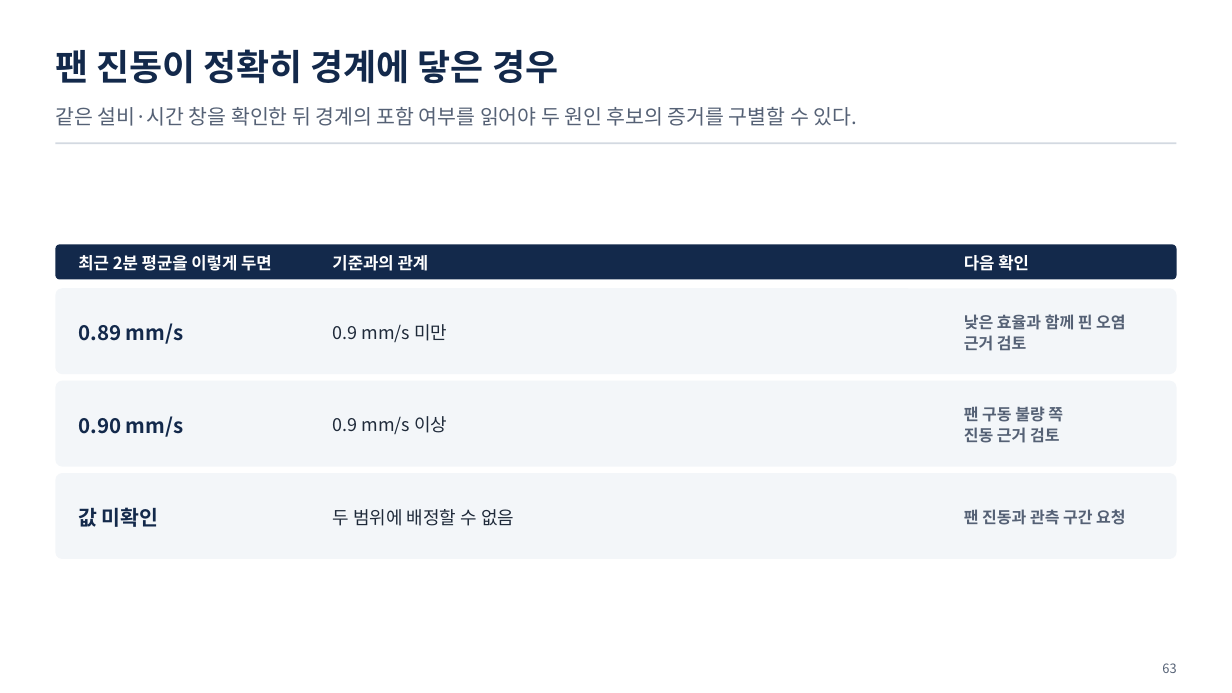
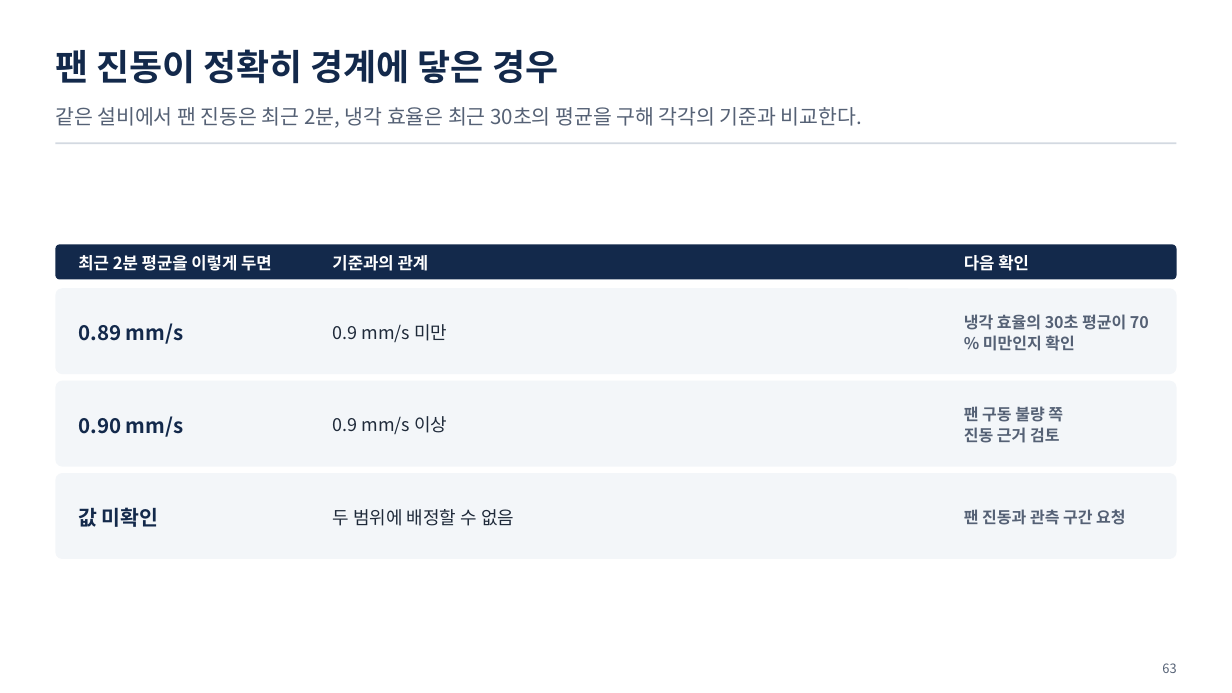
Before and after one commit to uengine-oss/hyd-iot-edu, a slide deck: slide 63 of workspace/강의제작/산출물/실전반/이론/03회차/실전반_03일차.pptx. Drawn at 1232x693 pixels with LibreOffice and Linux fonts; fonts in the diff are those of the drawing. Boxes give left, top, right and bottom in pixels: in the first picture for what was removed or moved away, otherwise in the second. Text is boxed around its words. In the diff, an @@ line names an element or a change of style, - is before the commit and + after.

Commit message:
실전 3회차 점검 요청에 관측 구간·품번별 문서 출처·재주문 기준을 연결

```diff
--- a/workspace/강의제작/산출물/실전반/이론/03회차/실전반_03일차.pptx
+++ b/workspace/강의제작/산출물/실전반/이론/03회차/실전반_03일차.pptx
@@ text at bbox=[55, 107, 862, 128]: text changed @@
-같은 설비·시간 창을 확인한 뒤 경계의 포함 여부를 읽어야 두 원인 후보의 증거를 구별할 수 있다.
+같은 설비에서 팬 진동은 최근 2분, 냉각 효율은 최근 30초의 평균을 구해 각각의 기준과 비교한다.
@@ text at bbox=[964, 314, 1149, 351]: text changed @@
-낮은 효율과 함께 핀 오염 근거 검토
+냉각 효율의 30초 평균이 70 % 미만인지 확인
```
Also in this commit, not shown: 2 other slides changed, 2 other files.
